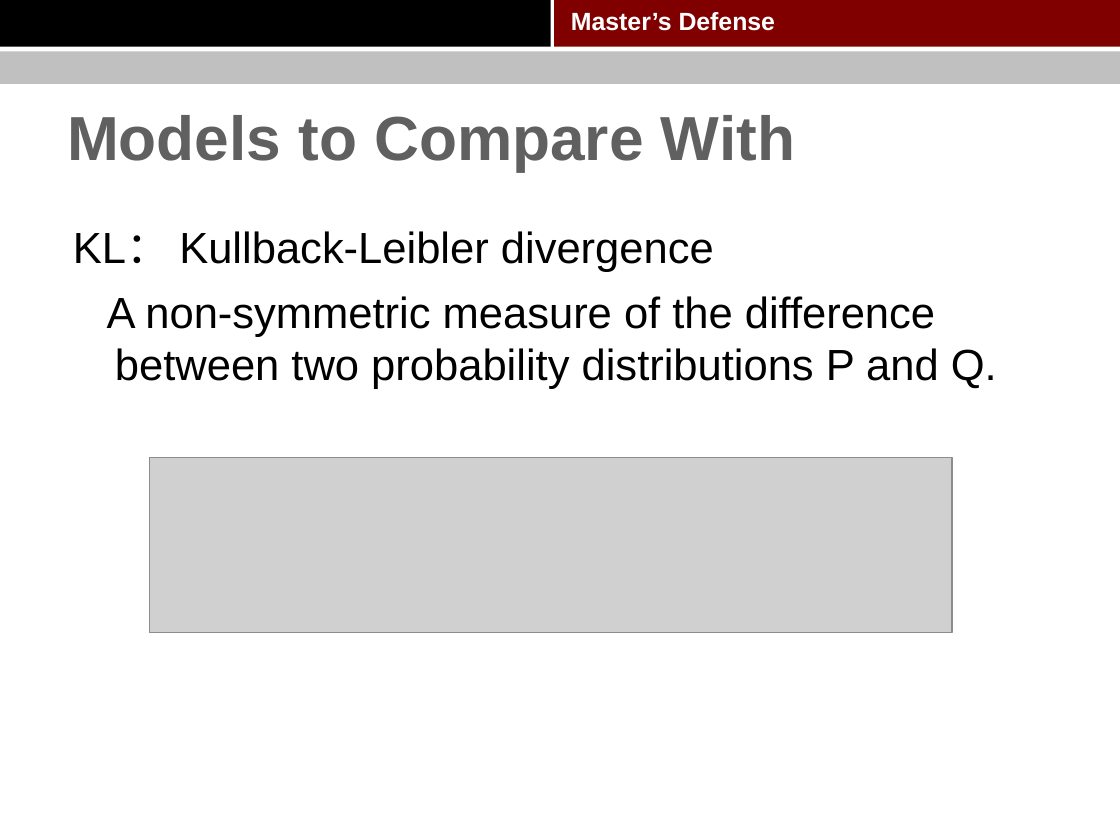
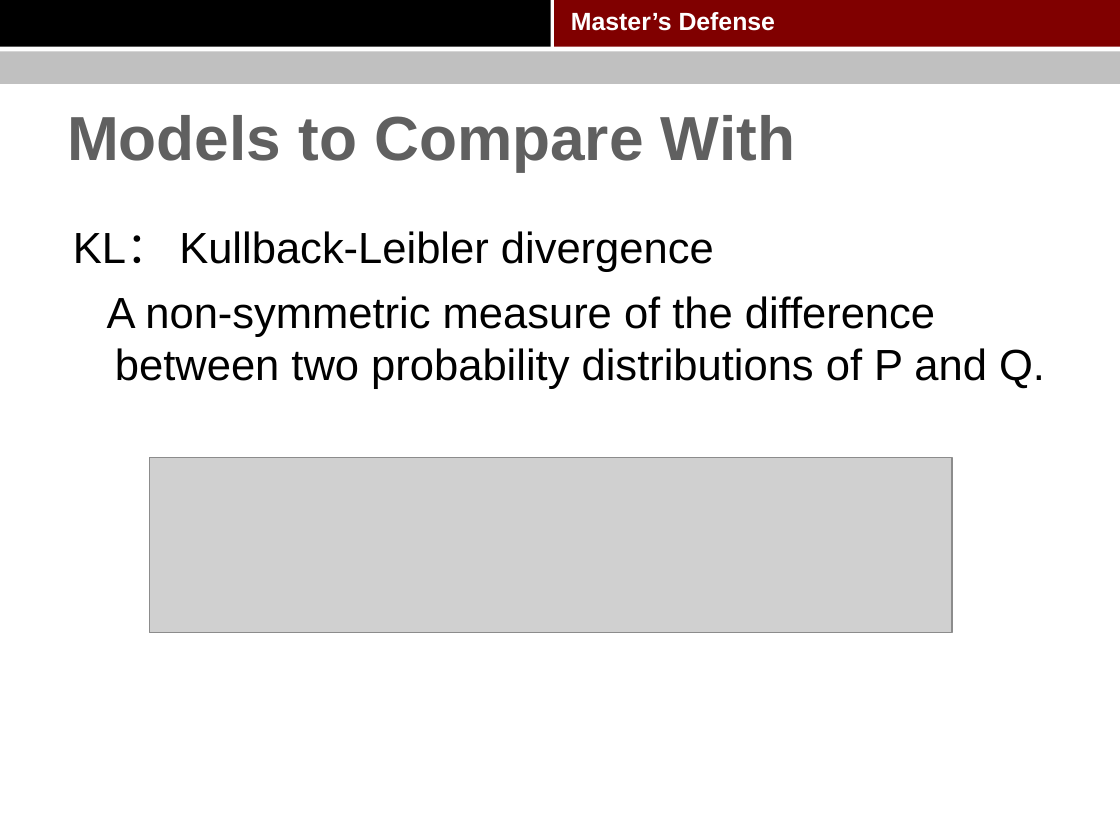
Before and after one commit to pkushiqiang/thesis, a slide deck: slide 68 of media/Master's thesis.pptx. Drawn at 1120x840 pixels with LibreOffice and Linux fonts; fonts in the diff are those of the drawing; grey boxes stand for pictures; background and template pictures are left out. Boxes give left, top, right and bottom in pixels: in the first picture for what was removed or moved away, otherwise in the second. Text is boxed around its words. In the diff, an @@ line names an element or a change of style, - is before the commit and + after.

```diff
--- a/media/Master's thesis.pptx
+++ b/media/Master's thesis.pptx
@@ text at [107,296,1045,389]: text changed @@
-A non-symmetric measure of the difference between two probability distributions P and Q.
+A non-symmetric measure of the difference between two probability distributions of P and Q.
```
Also in this commit, not shown: 18 other slides changed.
